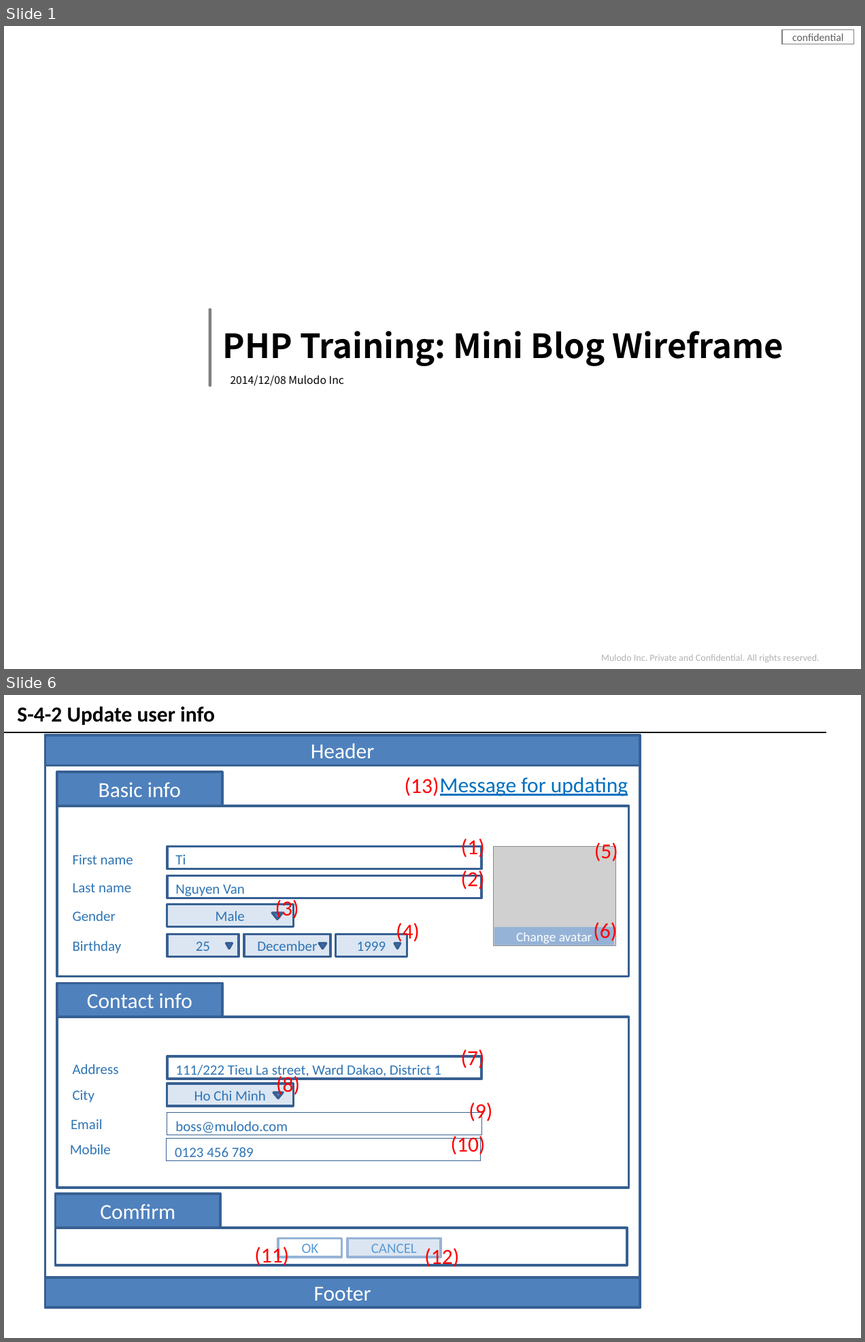
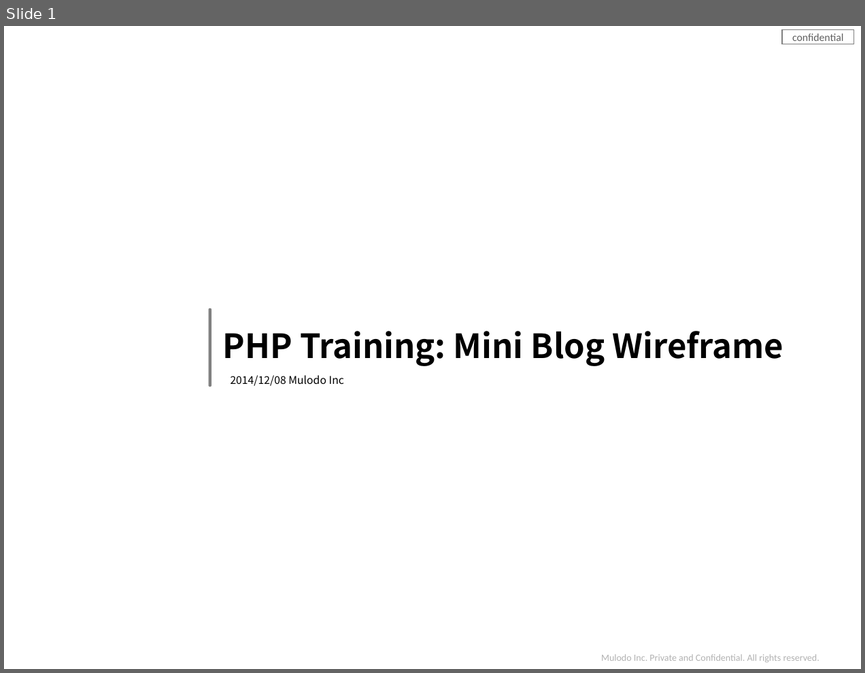
Before and after one commit to truong-vu-mulodo/mini-blog, a slide deck: php/tam-v.anh/doc/detail_design/frontend/wireframe/MiniBlog_Wireframe_Ver_0.1.0.pptx. Shown one above the other, each under a label of ours: slides 1 and 6 before the commit, slide 1 after it; the slides between them are not shown. The pictures are 865x1342 and 865x673 pixels, drawn with LibreOffice and Linux fonts; fonts in the diff are those of the drawing; grey boxes stand for pictures; background and template pictures are left out. Boxes give left, top, right and bottom in pixels: in the first picture for what was removed or moved away, otherwise in the second. Text is boxed around its words. In the diff, an @@ line names an element or a change of style, - is before the commit and + after.

Commit message:
Update Search user and Change Password

```diff
--- a/php/tam-v.anh/doc/detail_design/frontend/wireframe/MiniBlog_Wireframe_Ver_0.1.0.pptx
+++ b/php/tam-v.anh/doc/detail_design/frontend/wireframe/MiniBlog_Wireframe_Ver_0.1.0.pptx
@@ slide 6 removed at [4, 695, 861, 1338], background #FFFFFF @@
@@ text removed at [17, 707, 215, 725] @@
-S-4-2 Update user info
@@ line removed from (4, 732) to (827, 732) @@
@@ group removed at [45, 735, 640, 1307]: 25 rectangles, 22 texts, 5 triangles, 1 picture @@
-Header
-Footer
-Basic info
-Ti
-Nguyen Van
-Male
-25
-December
-1999
-First name
-Last name
-Gender
-Birthday
-Change avatar
-Contact info
-111/222 Tieu La street, Ward Dakao, District 1
-Ho Chi Minh
-Address
-City
-Email
-boss@mulodo.com
-Mobile
-0123 456 789
-Comfirm
-OK
-CANCEL
-(1)
-(2)
-(3)
-(4)
-(5)
-(7)
-(8)
-(9)
-(11)
-(12)
-(6)
-(10)
-Message for updating
-(13)
```
Also in this commit, not shown: 5 slides changed, 2 slides added.
